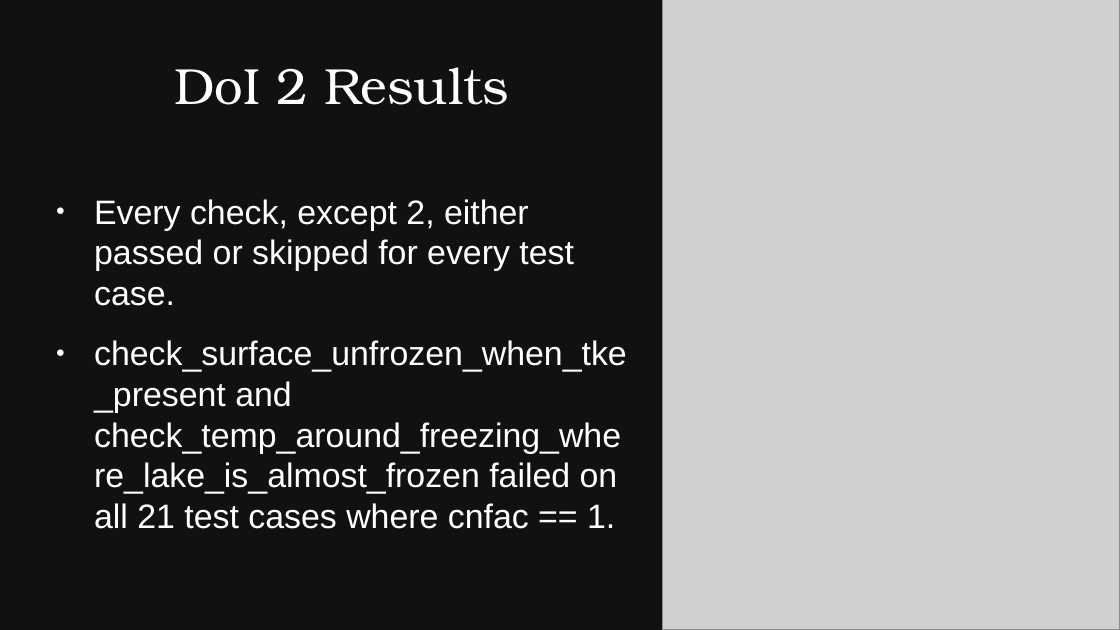
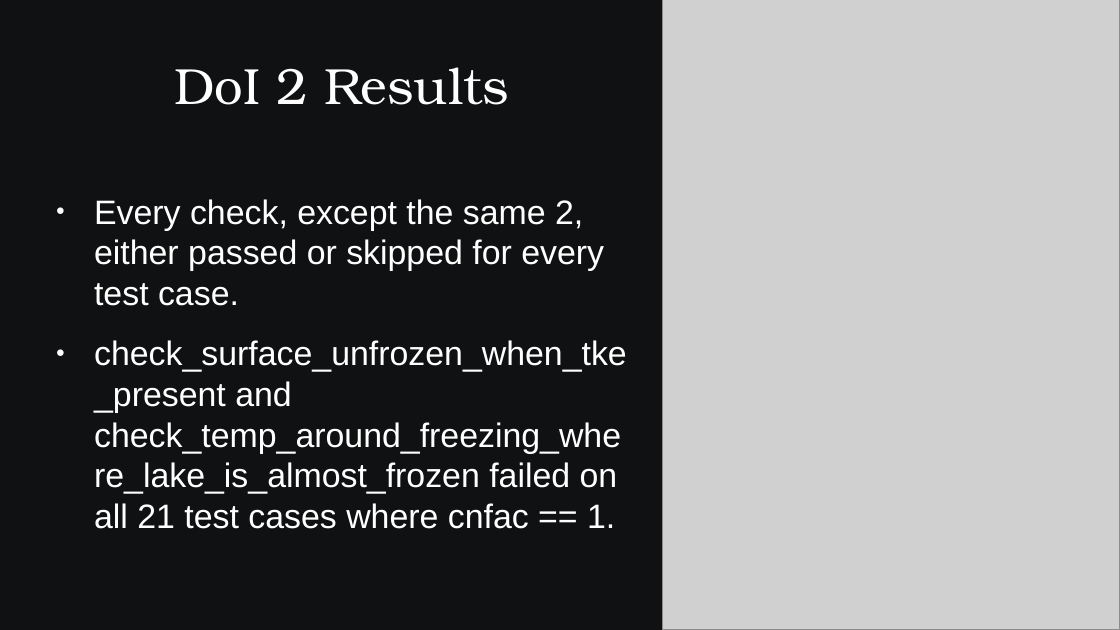
Before and after one commit to SamAllen06/lake_temp_work, a slide deck: slide 43 of documentation/for_collaborators/AnalysisOverview.pptx. Drawn at 1120x630 pixels with LibreOffice and Linux fonts; fonts in the diff are those of the drawing; grey boxes stand for pictures. Boxes give left, top, right and bottom in pixels: in the first picture for what was removed or moved away, otherwise in the second. Text is boxed around its words. In the diff, an @@ line names an element or a change of style, - is before the commit and + after.

```diff
--- a/documentation/for_collaborators/AnalysisOverview.pptx
+++ b/documentation/for_collaborators/AnalysisOverview.pptx
@@ text at box(94, 199, 604, 306): text changed @@
-● Every check, except 2, either passed or skipped for every test case.
+● Every check, except the same 2, either passed or skipped for every test case.
```
Also in this commit, not shown: 9 other slides changed, 3 other files.
